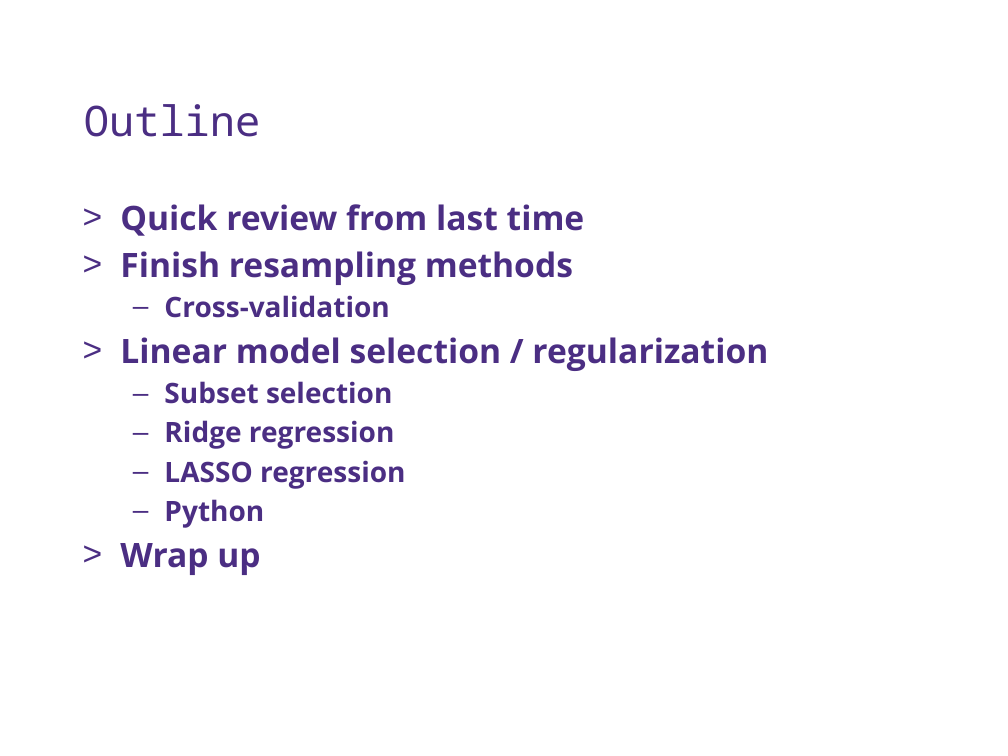
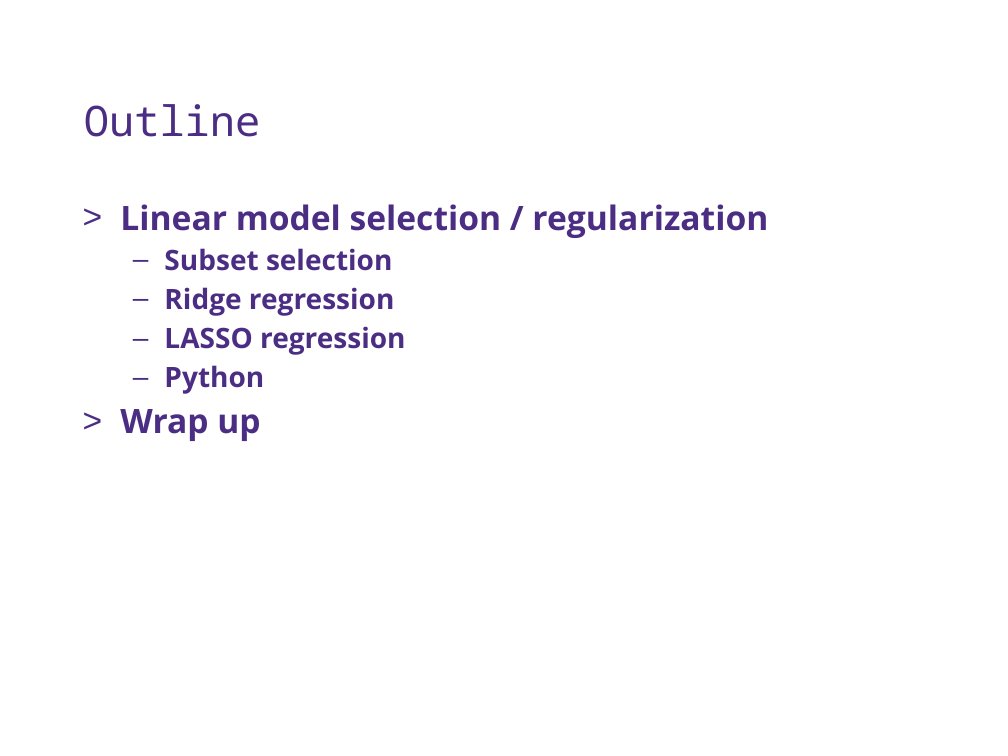
Before and after one commit to UWDIRECT/UWDIRECT.github.io, a slide deck: slide 2 of Wi19_content/DSMCER/L8_SubsetRegularization.pptx. Drawn at 1008x756 pixels with LibreOffice and Linux fonts; fonts in the diff are those of the drawing; background and template pictures are left out. Boxes give left, top, right and bottom in pixels: in the first picture for what was removed or moved away, otherwise in the second. Text is boxed around its words. In the diff, an @@ line names an element or a change of style, - is before the commit and + after.

```diff
--- a/Wi19_content/DSMCER/L8_SubsetRegularization.pptx
+++ b/Wi19_content/DSMCER/L8_SubsetRegularization.pptx
@@ text at bbox=[120, 204, 585, 318]: paragraphs removed @@
-> Quick review from last time
-> Finish resampling methods
-  – Cross-validation
```
Also in this commit, not shown: 24 other slides changed, 5 other files.
